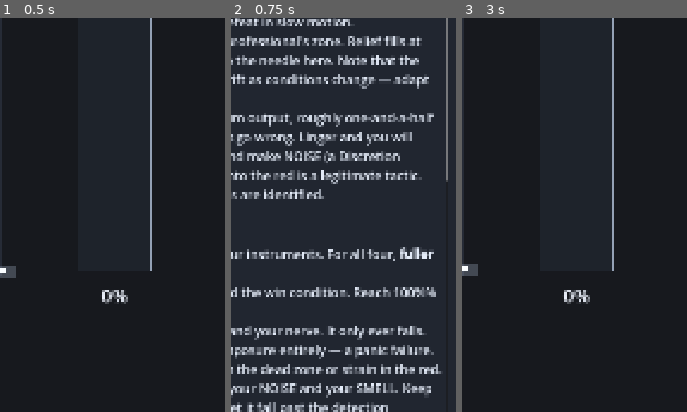
Above: before the commit, frames 1-3 (left to right).
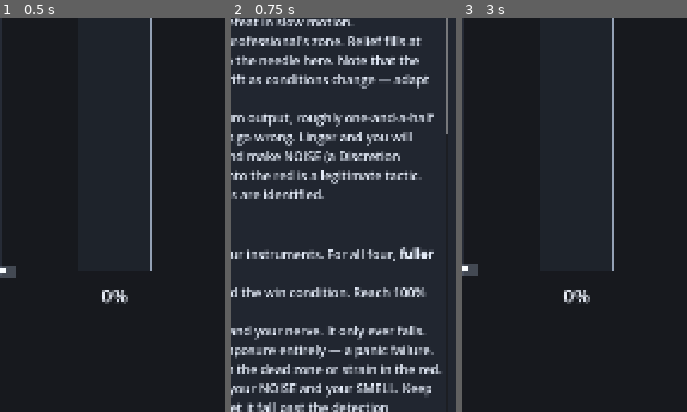
Above: after the commit, the same moments.

Repository: CodeMasterMike/poo-sim
Game: Godot game, scene res://scenes/sit/push_prototype.tscn
Two runs of this game, one before a commit and one after it. Both use one fixed random seed, a clock stepped at 60 frames per second and the inputs below.
Inputs (mouse positions are % of the whole screen's width and height, from its top left):
- Up to frame 1 (0.5 s): no input
- Up to frame 2 (0.75 s): click "?" at 0.5 s
- Up to frame 3 (3 s): click "?" at 1.25 s; click "?" at 2 s; tap Enter at 2.75 s; move the mouse to (72, 45) at 2.77 s; tap H at 2.85 s; click (72, 45) at 2.92 s
The pictures show only the part of the screen within x 46-96%, y 36-86%; the shares and areas given below are measured in that part.

Frame 1 is identical in both runs. In frame 2, 0.2% of the frame differs, in the area x 85-97%, y 29-71%; in frame 3, nothing differs.

Commit message:
Update the FIELD MANUAL for the cover-window mechanic
Adds a COVER & HUSH hazard entry (both polarities, with color-coded banner words matching the on-screen COVER/SILENCE/BASS/HUSH states), documents the 1/2/3 level-switch keys, and refreshes the stale 'four live hazards' note. Also fixes a pre-existing render bug — the RELIEF gauge line showed '100%%' because the literal was in a %-format argument, not a format string.

Co-Authored-By: Claude Opus 4.8 <noreply@anthropic.com>

Diff:
--- a/scripts/ui/manual_overlay.gd
+++ b/scripts/ui/manual_overlay.gd
@@ -161,9 +161,9 @@
 
 # ---------------------------------------------------------------- copy
 
-## Deadpan on purpose. Documents only what the prototype actually simulates today
-## (the Push, the four gauges, and the four live hazards); extend as the catalog
-## comes online.
+## Deadpan on purpose. Documents what the prototype actually simulates today (the
+## Push, the four gauges, and the live hazards — Knock, Jolt, Buzz, Smell Cloud, and
+## the Cover/Hush quiet-room mechanic); extend as the rest of the catalog comes online.
 func _manual_text() -> String:
 	# Copy below uses a compact [c=hex]…[/c] shorthand for readability; expand it to
 	# real BBCode color spans here in one pass.
@@ -187,7 +187,7 @@
 		_h("II.  THE FOUR GAUGES"),
 		"Every sitting is measured on four instruments. For all four, [b]fuller is better.[/b]\n",
 		_li("[c=%s]RELIEF[/c]" % HEX_FLOW,
-			"Your progress, and the win condition. Reach 100%% and you are free."),
+			"Your progress, and the win condition. Reach 100% and you are free."),
 		_li("[c=%s]COMPOSURE[/c]" % HEX_AMBER,
 			"Your clock and your nerve. It only ever falls. Empty it and you lose your composure entirely — a panic failure. It drains faster while you idle in the dead zone or strain in the red."),
 		_li("[c=%s]DISCRETION[/c]" % HEX_AMBER,
@@ -207,6 +207,8 @@
 			"Your phone. [b]Tap[/b] to dismiss it. Ignore it and it grows louder — a Discretion risk — while quietly draining your Composure. It is not important. Dismiss it."),
 		_li("[b]THE SMELL CLOUD[/b]",
 			"Not scheduled — earned, by pushing hard in the red. A visible cloud rises. [b]Swipe[/b] to waft it away before it is noticed. The real lesson is upstream: push greedy and you manufacture your own problems."),
+		_li("[b]COVER & HUSH[/b]",
+			("Some venues police every sound; watch the banner and match your Push to it. In the [b]Church[/b] the room is silent — wait for an organ swell ([c=%s]COVER[/c]) to bear down, and ride low through the [c=%s]SILENCE[/c] between. The [b]Rave[/b] inverts it: the [c=%s]BASS[/c] hides everything, so push freely until a [c=%s]HUSH[/c] falls and you are exposed. Same rule either way — [b]push while it is safe, ease off while exposed[/b]. Bearing down while exposed is heard, and Discretion bleeds fast." % [HEX_FLOW, HEX_RED, HEX_FLOW, HEX_RED])),
 		"\n",
 
 		_h("IV.  CONTROLS"),
@@ -214,6 +216,7 @@
 		_li("[b]Drag / Swipe[/b]", "Waft a cloud; re-center after a jolt."),
 		_li("[b]Tap[/b]", "Dismiss the phone."),
 		_li("[b]R[/b]", "Restart the sitting."),
+		_li("[b]1 / 2 / 3[/b]", "Switch venue: prototype · Church · Rave."),
 		_li("[b]H / Esc[/b]", "Open or close this manual."),
 		_li("[b]B[/b]", "Toggle the autopilot (demonstration only)."),
 		"\n",
